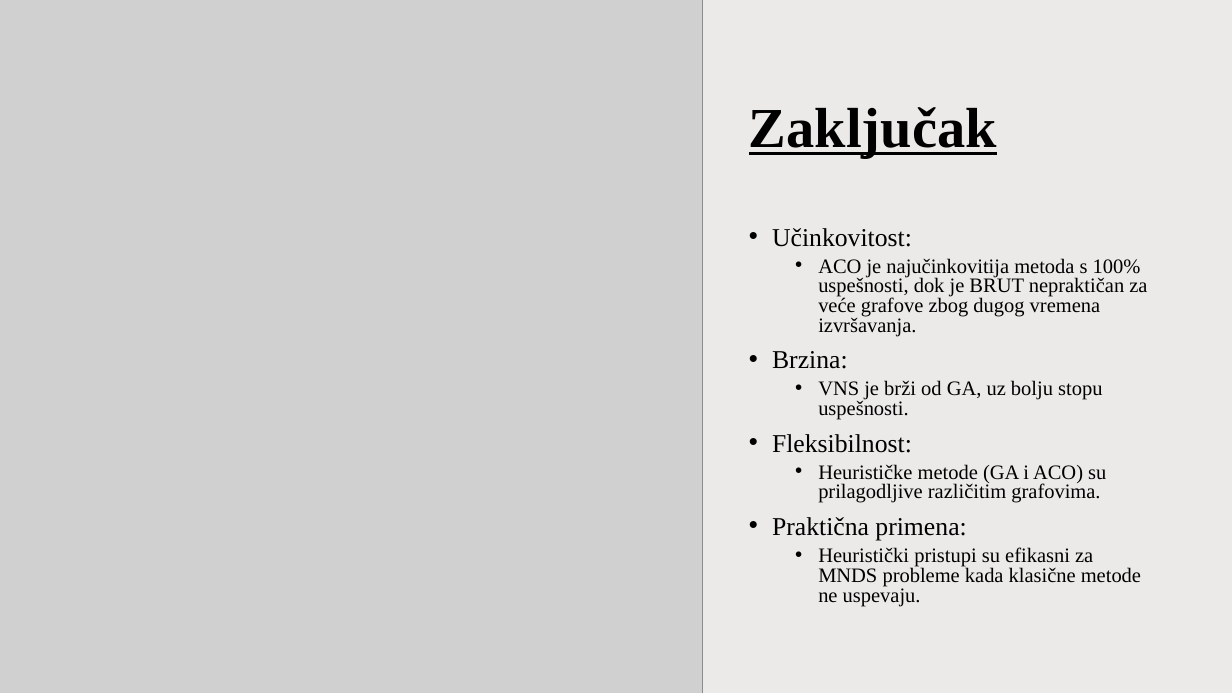
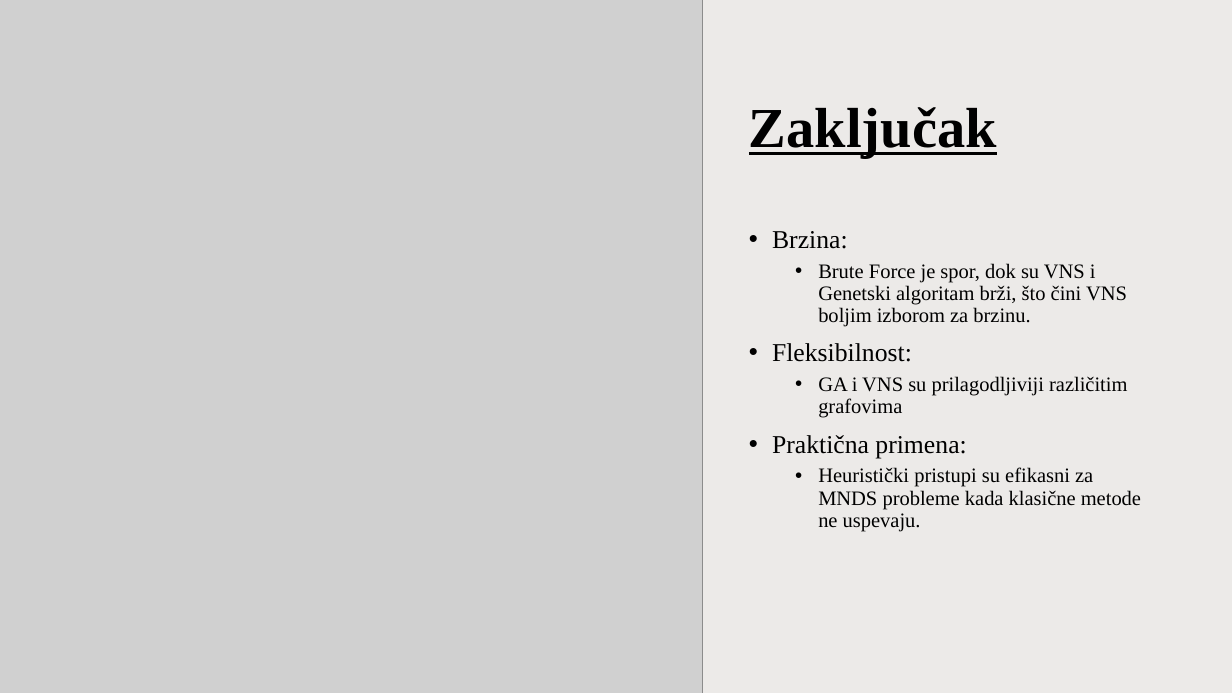
Before and after one commit to sarakalinic24/MIDominatingSet, a slide deck: slide 12 of docs/PresentationMID.pptx (slide 13 before the commit). Drawn at 1232x693 pixels with LibreOffice and Linux fonts; fonts in the diff are those of the drawing; grey boxes stand for pictures. Boxes give left, top, right and bottom in pixels: in the first picture for what was removed or moved away, otherwise in the second. Text is boxed around its words. In the diff, an @@ line names an element or a change of style, - is before the commit and + after.

```diff
--- a/docs/PresentationMID.pptx
+++ b/docs/PresentationMID.pptx
@@ text at bbox=[772, 228, 1147, 337]: paragraphs removed @@
-• Učinkovitost:
-  • ACO je najučinkovitija metoda s 100% uspešnosti, dok je BRUT nepraktičan za veće grafove zbog dugog vremena izvršavanja.
@@ text at bbox=[772, 231, 1141, 532]: line spacing 0.8 to 0.9 @@
@@ text at bbox=[818, 263, 1127, 327]: text changed @@
-  • VNS je brži od GA, uz bolju stopu uspešnosti.
+  • Brute Force je spor, dok su VNS i Genetski algoritam brži, što čini VNS boljim izborom za brzinu.
@@ text at bbox=[818, 376, 1127, 418]: text changed @@
-  • Heurističke metode (GA i ACO) su prilagodljive različitim grafovima.
+  • GA i VNS su prilagodljiviji različitim grafovima
```
Also in this commit, not shown: 1 other slide changed, 2 slides added, 2 slides removed, 2 other files.
